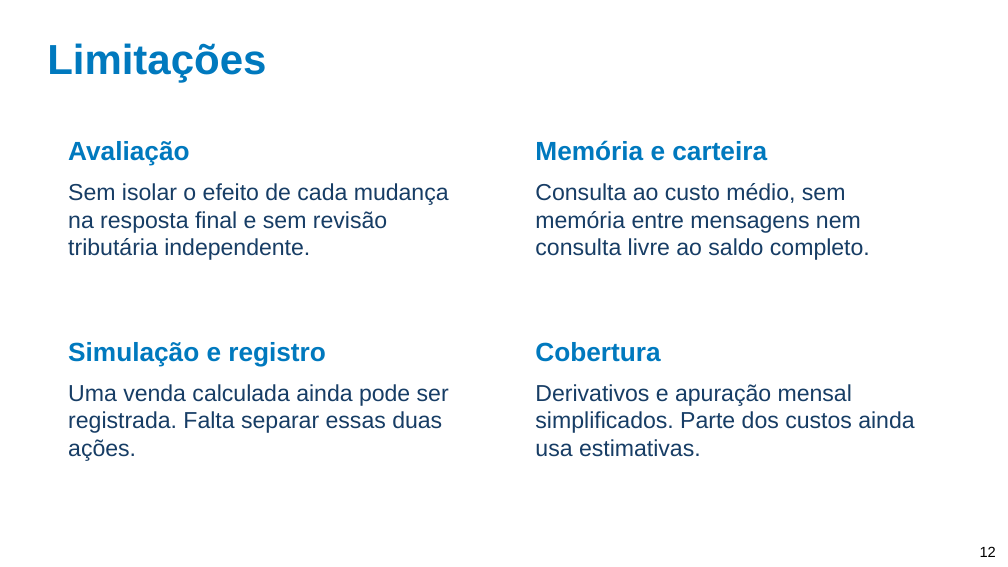
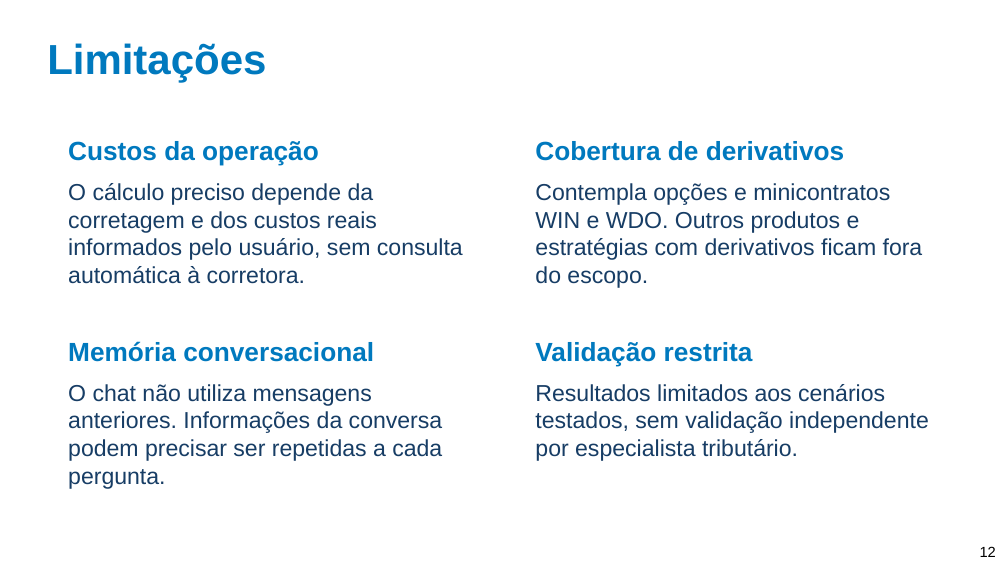
Before and after one commit to andreksp/BrazilianFinancialAssistant, a slide deck: slide 12 of Documentation/TCC/Revisao/Entrega_Final/Apresentacao_TCC_Andre_Khenaifes.pptx. Drawn at 1008x567 pixels with LibreOffice and Linux fonts; fonts in the diff are those of the drawing; background and template pictures are left out. Boxes give left, top, right and bottom in pixels: in the first picture for what was removed or moved away, otherwise in the second. Text is boxed around its words. In the diff, an @@ line names an element or a change of style, - is before the commit and + after.

```diff
--- a/Documentation/TCC/Revisao/Entrega_Final/Apresentacao_TCC_Andre_Khenaifes.pptx
+++ b/Documentation/TCC/Revisao/Entrega_Final/Apresentacao_TCC_Andre_Khenaifes.pptx
@@ text at [68, 141, 319, 166]: text changed @@
-Avaliação
+Custos da operação
@@ text at [535, 141, 844, 161]: text changed @@
-Memória e carteira
+Cobertura de derivativos
@@ text at [68, 183, 463, 284]: text changed @@
-Sem isolar o efeito de cada mudança na resposta final e sem revisão tributária independente.
+O cálculo preciso depende da corretagem e dos custos reais informados pelo usuário, sem consulta automática à corretora.
@@ text at [535, 183, 923, 288]: text changed @@
-Consulta ao custo médio, sem memória entre mensagens nem consulta livre ao saldo completo.
+Contempla opções e minicontratos WIN e WDO. Outros produtos e estratégias com derivativos ficam fora do escopo.
@@ text at [68, 341, 374, 362]: text changed @@
-Simulação e registro
+Memória conversacional
@@ text at [535, 342, 753, 366]: text changed @@
-Cobertura
+Validação restrita
@@ text at [68, 384, 443, 489]: text changed @@
-Uma venda calculada ainda pode ser registrada. Falta separar essas duas ações.
+O chat não utiliza mensagens anteriores. Informações da conversa podem precisar ser repetidas a cada pergunta.
@@ text at [535, 384, 929, 461]: text changed @@
-Derivativos e apuração mensal simplificados. Parte dos custos ainda usa estimativas.
+Resultados limitados aos cenários testados, sem validação independente por especialista tributário.
```
Also in this commit, not shown: 5 other slides changed, 2 slides added, 1 slide removed, 10 other files.
